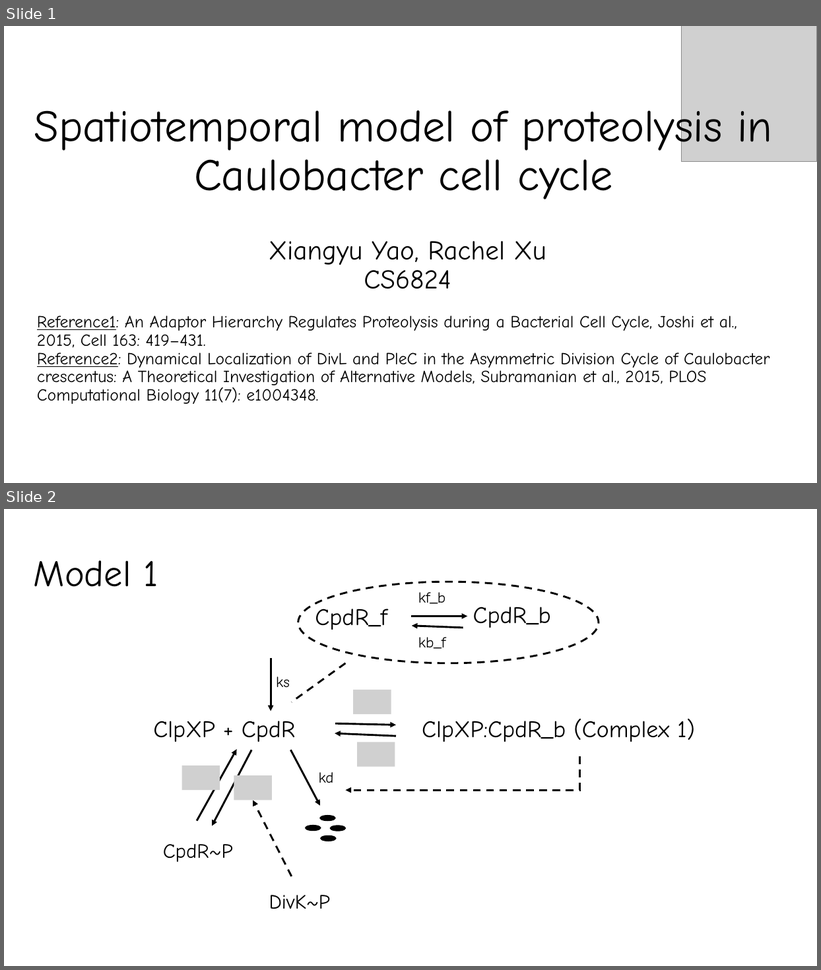
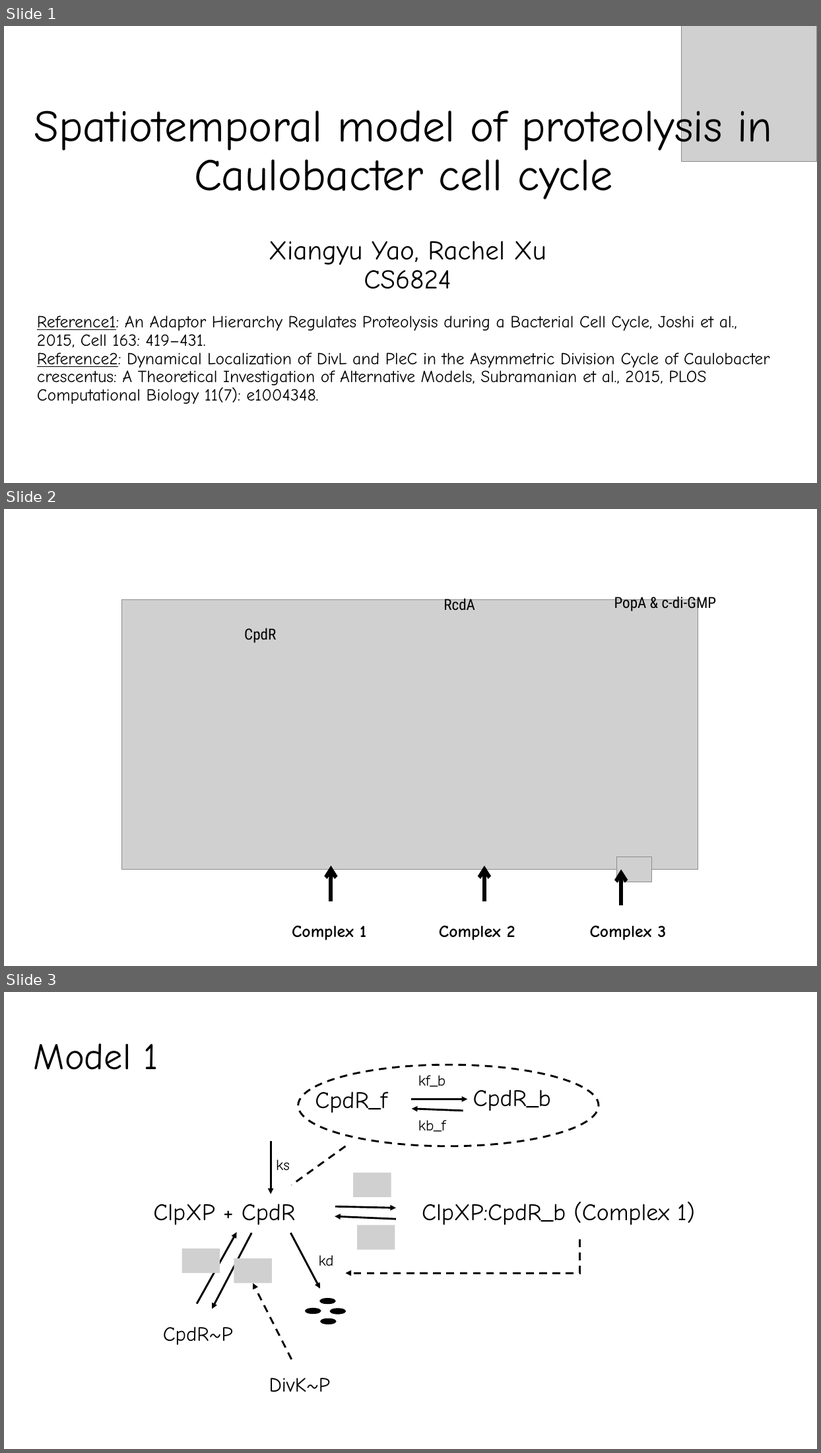
Before and after one commit to fly2Universe/CS6824, a slide deck: CS6824FinalPresentation.pptx. Shown one above the other, each under a label of ours: slides 1 and 2 before the commit, slides 1, 2 and 3 after it. The pictures are 821x970 and 821x1453 pixels, drawn with LibreOffice and Linux fonts; fonts in the diff are those of the drawing; grey boxes stand for pictures. Boxes give left, top, right and bottom in pixels: in the first picture for what was removed or moved away, otherwise in the second. Text is boxed around its words. In the diff, an @@ line names an element or a change of style, - is before the commit and + after.

```diff
--- a/CS6824FinalPresentation.pptx
+++ b/CS6824FinalPresentation.pptx
@@ slide 2 added at box(4, 509, 817, 966), background #FFFFFF @@
@@ picture added at box(121, 600, 698, 869) @@
@@ text added at box(444, 596, 475, 610), 18 pt, text #000000 @@
+RcdA
@@ text added at box(614, 594, 717, 611), 18 pt, text #000000 @@
+PopA & c-di-GMP
@@ text added at box(244, 628, 276, 643), 18 pt, text #000000 @@
+CpdR
@@ picture added at box(617, 857, 652, 883) @@
@@ arrow added from (331, 902) to (331, 866), #000000 4.5 pt @@
@@ arrow added from (484, 902) to (484, 866), #000000 4.5 pt @@
@@ arrow added from (621, 906) to (621, 870), #000000 4.5 pt @@
@@ text added at box(292, 925, 366, 941), 20 pt, text #000000, bold @@
+Complex 1
@@ text added at box(439, 925, 516, 941), 20 pt, text #000000, bold @@
+Complex 2
@@ text added at box(590, 925, 667, 941), 20 pt, text #000000, bold @@
+Complex 3
@@ what was slide 2 is now slide 3 @@
```
Also in this commit, not shown: 2 slides changed, 11 other slides added, 7 slides removed.
